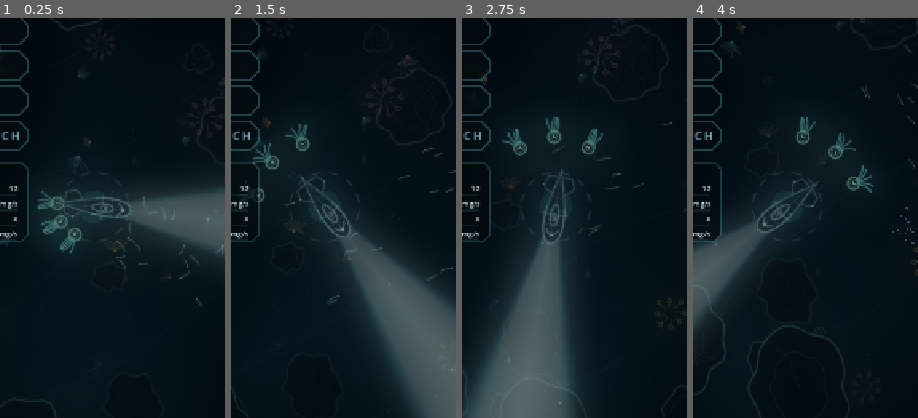
Above: before the commit, frames 1-4 (left to right).
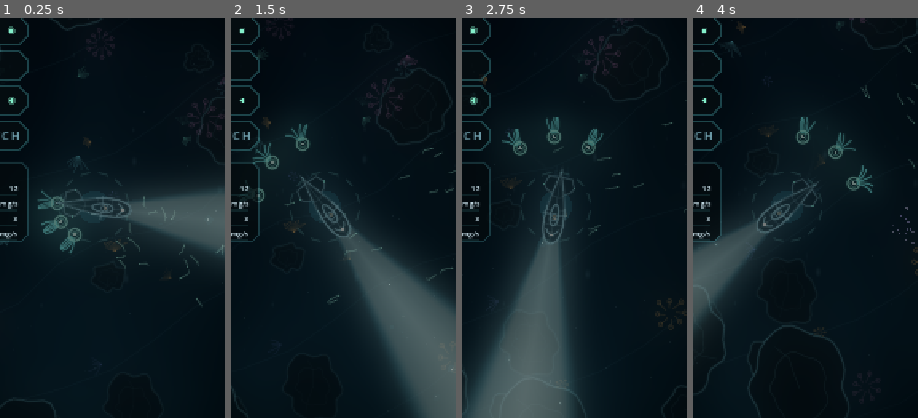
Above: after the commit, the same moments.

Repository: davidknollcsgo-collab/Kartengame
Game: Godot game, scene res://scenes/rundum.tscn
Two runs of this game, one before a commit and one after it. Both use one fixed random seed, a clock stepped at 60 frames per second and the inputs below.
Inputs (mouse positions are % of the whole screen's width and height, from its top left):
- Up to frame 1 (0.25 s): no input
- Up to frame 2 (1.5 s): move the mouse to (72, 45) at 0.52 s; click (72, 45) at 0.67 s; drag from (30, 55) to (45, 70) at 1.27 s
- Up to frame 3 (2.75 s): move the mouse to (60, 28) at 2.02 s; click (60, 28) at 2.17 s
- Up to frame 4 (4 s): drag from (45, 70) to (20, 35) at 2.77 s; move the mouse to (80, 65) at 3.52 s; click (80, 65) at 3.67 s
The pictures show only the part of the screen within x 29-79%, y 26-76%; the shares and areas given below are measured in that part.

The runs differ from the first frame. In frame 1, 0.1% of the frame differs, in the area x 3-8%, y 2-22%; in frame 2, less than 0.1%; in frame 3, 0.1%; in frame 4, less than 0.1%.

Commit message:
Der Bericht sagt, was er wert war, und die Knoepfe sagen, ob es sich lohnt
Drei kleine Dinge, die alle dieselbe Luecke schliessen: das Spiel wusste
etwas und sagte es nicht.

  * **NEW BEST** neben den Punkten, wenn die Fahrt die Bestmarke gebrochen
    hat. Vor dem Ueberschreiben gemerkt - danach ist die Frage nicht mehr zu
    beantworten. Eine Bestmarke ist das Einzige, was eine Fahrt ueber die
    naechste hebt; sie darf sich melden.
  * **IN THE COLONY** im Bericht. Er ist die Stelle, an der man zwischen
    Bauen und noch einer Fahrt entscheidet, und diese Entscheidung braucht
    den Kontostand und nicht nur die Beute dieser Fahrt.
  * **Ein Punkt am Knopf**, wenn etwas abzuholen ist: COLONY, sobald eine
    Kammer bezahlbar und frei ist, DAILY, sobald ein Tagesziel oder der
    Zuchtkalender bereitliegt. Ohne ihn tippt man beide auf Verdacht an,
    liest fuenf Preise und faehrt wieder.

Co-Authored-By: Claude Opus 5 <noreply@anthropic.com>
Claude-Session: https://claude.ai/code/session_0131VR1KmMqgfNf9f4WYuYp4

Diff:
--- a/scripts/spiel/rundlauf.gd
+++ b/scripts/spiel/rundlauf.gd
@@ -143,6 +143,10 @@
 ## Ob die letzte Fahrt gehalten wurde oder die Huelle brach - der Bericht
 ## sagt dasselbe Ereignis in zwei Farben.
 var gehalten := false
+
+## Ob diese Fahrt die Bestmarke gebrochen hat. **Vor** dem Ueberschreiben
+## gemerkt - danach ist die Frage nicht mehr zu beantworten.
+var bestmarke := false
 var huelle := 12
 var huelle_voll := 12
 var erlegt := 0
@@ -332,6 +336,7 @@
         huelle = 0
         lage = Lage.ENDE
         gehalten = false
+        bestmarke = true
     if _zeige_pause:
         starte()
         welle_nummer = 9
@@ -629,6 +634,7 @@
     welle_in_sitzung = 0
     atem = 0.0
     gehalten = false
+    bestmarke = false
     # Die naechste Welle sagt der Koloniestand. `--welle` sticht das aus -
     # ein Werkzeug soll zeigen koennen, was es zeigen will.
     welle_nummer = _erste_welle if _erste_welle > 0 \
@@ -778,6 +784,7 @@
     gehalten = geschafft
     _zieht = false
     var stand: KolonieStand = Fortschritt.stand
+    bestmarke = punkte > stand.bestpunkte
     stand.beste_kette = maxi(stand.beste_kette, kette_hoechste)
     stand.bestpunkte = maxi(stand.bestpunkte, punkte)
     Klang.spiele(Klang.Ton.WELLE if geschafft else Klang.Ton.BRUT_FAELLT,
--- a/scripts/ui/rund_menue.gd
+++ b/scripts/ui/rund_menue.gd
@@ -151,6 +151,8 @@
             else 0.26), 1.4, true)
         _text(Vector2(breite * 0.5, kasten.position.y + 31.0), texte[i], 18,
             SCHRIFT if i == 0 else LEISE, true, 2.5)
+        if texte[i] == "COLONY" and _kolonie_lohnt():
+            _punkt(kasten, Color(0.52, 0.94, 0.80))
         y += 58.0
     _text(Vector2(breite * 0.5, hoehe - 56.0),
         "THE COLONY KEEPS WHAT YOU ALREADY BROUGHT BACK", 11, LEISE, true,
@@ -200,6 +202,11 @@
 
     var zeilen: Array[Array] = [
         ["NUTRIENT", Zahl.kurz(int(lauf.verdient))],
+        # **Was in der Kolonie liegt, gehoert hierher.** Der Bericht ist die
+        # Stelle, an der man entscheidet, ob man baut oder noch einmal
+        # faehrt - und diese Entscheidung braucht den Kontostand und nicht
+        # nur die Beute dieser Fahrt.
+        ["IN THE COLONY", Zahl.kurz(int(Fortschritt.stand.naehrstoffe))],
         ["SCORE", Zahl.kurz(int(lauf.punkte))],
         ["WAVE", str(int(lauf.welle_nummer))],
         ["KILLS", str(int(lauf.erlegt))],
@@ -208,16 +215,22 @@
     ]
     var y := oben + 66.0
     for i in zeilen.size():
-        var kasten := Rect2(RAND, y, breite - RAND * 2.0, 34.0)
+        var kasten := Rect2(RAND, y, breite - RAND * 2.0, 32.0)
         if i == 0:
             _flaeche.draw_colored_polygon(_hexweg(kasten, 10.0),
                 Color(0.035, 0.115, 0.135, 0.60))
         _text(kasten.position + Vector2(18.0, 23.0), String(zeilen[i][0]),
             13, LEISE, false, 2.4)
+        # Eine Bestmarke ist das Einzige, was eine Fahrt ueber die naechste
+        # hebt - sie darf sich melden.
+        if String(zeilen[i][0]) == "SCORE" and bool(lauf.bestmarke):
+            var puls := 0.5 + 0.5 * sin(_zeit * 3.4)
+            _text(kasten.position + Vector2(96.0, 23.0), "NEW BEST", 11,
+                Color(1.0, 0.84, 0.52, 0.55 + 0.45 * puls), false, 2.0)
         _text(Vector2(kasten.end.x - 18.0, kasten.position.y + 24.0),
             String(zeilen[i][1]), 20,
             HELL if i == 0 else SCHRIFT, false, 1.0, true)
-        y += 38.0
+        y += 35.0
 
     _felder.clear()
     var texte: PackedStringArray = ["DIVE AGAIN", "COLONY", "SURFACE"]
@@ -237,7 +250,46 @@
             else 0.26), 1.4, true)
         _text(Vector2(breite * 0.5, kasten.position.y + 31.0), texte[i], 18,
             SCHRIFT if i == 0 else LEISE, true, 2.5)
+        if texte[i] == "COLONY" and _kolonie_lohnt():
+            _punkt(kasten, Color(0.52, 0.94, 0.80))
         y += 58.0
+
+
+## Ob gerade wenigstens eine Kammer bezahlbar und frei ist.
+##
+## **Der Knopf soll sagen, ob sich das Hingehen lohnt.** Sonst tippt man ihn
+## nach jeder Fahrt auf Verdacht an, liest fuenf Preise und faehrt wieder -
+## das ist der Umweg, den ein Punkt am Knopf erspart.
+func _kolonie_lohnt() -> bool:
+    var stand: KolonieStand = Fortschritt.stand
+    if stand.baut():
+        return false
+    for k in Kammern.Kammer.size():
+        if stand.kann_bauen(k):
+            return true
+    return false
+
+
+## Ob heute noch etwas abzuholen ist: ein erfuelltes Tagesziel oder der
+## Zuchtkalender. Derselbe Gedanke wie beim Ausbau - eine Belohnung, die
+## dort liegt und nicht sagt, dass sie dort liegt, holt niemand ab.
+func _tag_lohnt() -> bool:
+    var stand: KolonieStand = Fortschritt.stand
+    if stand.kalender_offen():
+        return true
+    for i in Tagesziel.zahl():
+        if stand.ziel_offen(i):
+            return true
+    return false
+
+
+## Ein Punkt am rechten Rand eines Knopfes.
+func _punkt(kasten: Rect2, farbe: Color) -> void:
+    var puls := 0.5 + 0.5 * sin(_zeit * 2.8)
+    var p := Vector2(kasten.end.x - 26.0, kasten.get_center().y)
+    _flaeche.draw_circle(p, 5.0 + 1.5 * puls,
+        Color(farbe.r, farbe.g, farbe.b, 0.20 + 0.20 * puls))
+    _flaeche.draw_circle(p, 3.0, farbe)
 
 
 func _hexweg(kasten: Rect2, schraege := 14.0) -> PackedVector2Array:
@@ -335,6 +387,10 @@
         _text(kasten.position + Vector2(44.0, 30.0),
             String(KNOEPFE[i][&"text"]), 18,
             SCHRIFT if erste else LEISE, false, 2.5)
+        var kennung: StringName = KNOEPFE[i][&"kennung"]
+        if (kennung == &"AUSBAU" and _kolonie_lohnt()) \
+                or (kennung == &"TAG" and _tag_lohnt()):
+            _punkt(kasten, Color(0.52, 0.94, 0.80))
         y += 56.0
 
     _schiffskarte(breite, hoehe, y)
Not shown, changed: CLAUDE.md
